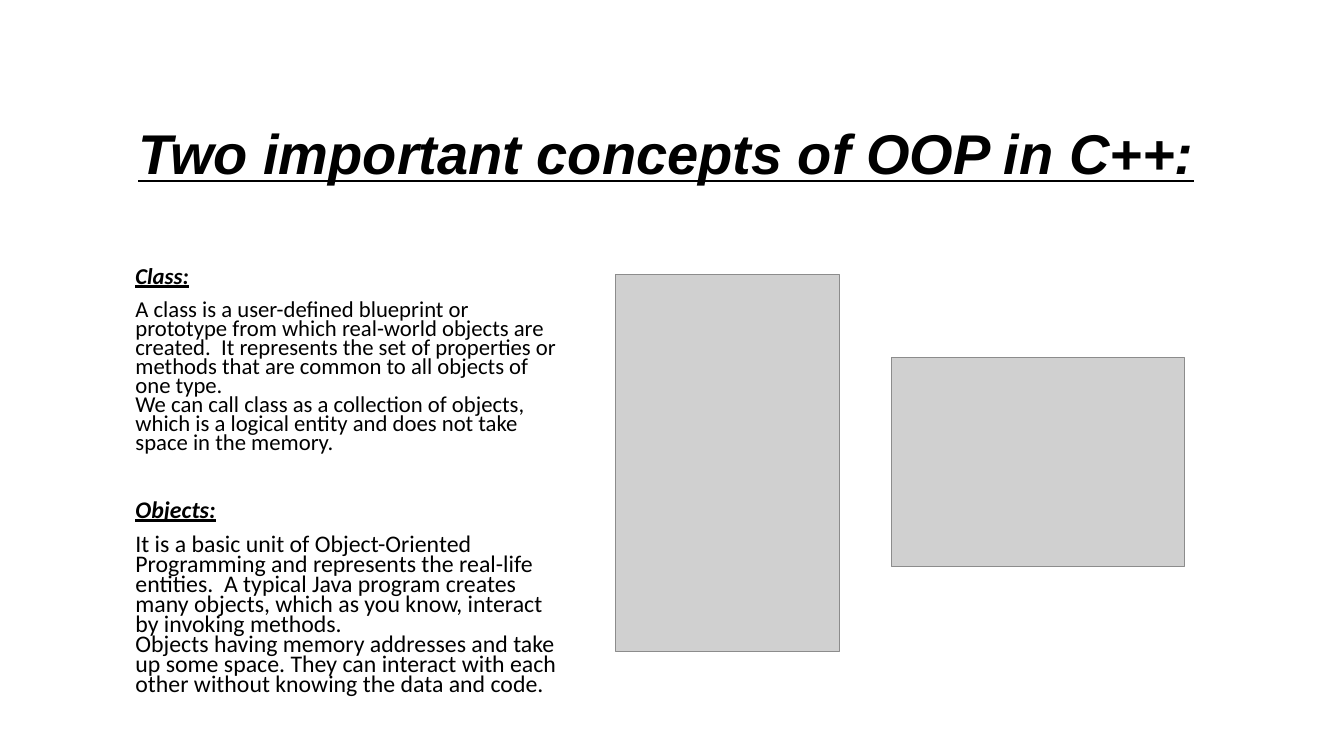
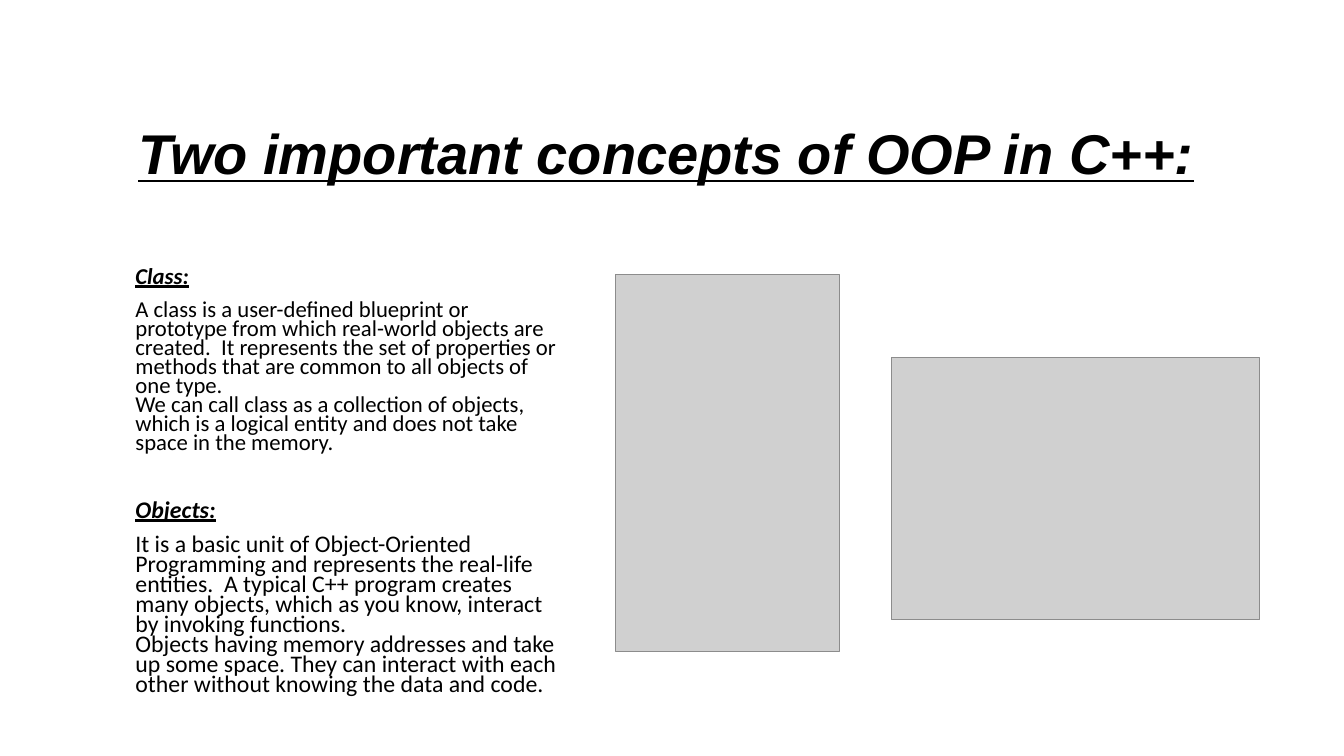
Before and after one commit to Sahil1055/OOP-in-C-, a slide deck: slide 4 of OOP.pptx. Drawn at 1344x756 pixels with LibreOffice and Linux fonts; fonts in the diff are those of the drawing; grey boxes stand for pictures. Boxes give left, top, right and bottom in pixels: in the first picture for what was removed or moved away, otherwise in the second. Text is boxed around its words. In the diff, an @@ line names an element or a change of style, - is before the commit and + after.

```diff
--- a/OOP.pptx
+++ b/OOP.pptx
@@ picture: place and size @@
-picture at [891,358,1185,567]
+picture at [891,358,1259,620]
@@ text at [135,535,556,696]: text changed @@
-It is a basic unit of Object-Oriented Programming and represents the real-life entities. A typical Java program creates many objects, which as you know, interact by invoking methods.
-Objects having memory addresses and take up some space. They can interact with each other without knowing the data and code.
+It is a basic unit of Object-Oriented Programming and represents the real-life entities. A typical C++ program creates many objects, which as you know, interact by invoking functions.
+Objects having memory addresses and take up some space. They can interact with each other without knowing the data and code.
```
Also in this commit, not shown: 1 other slide changed, 2 slides added.
